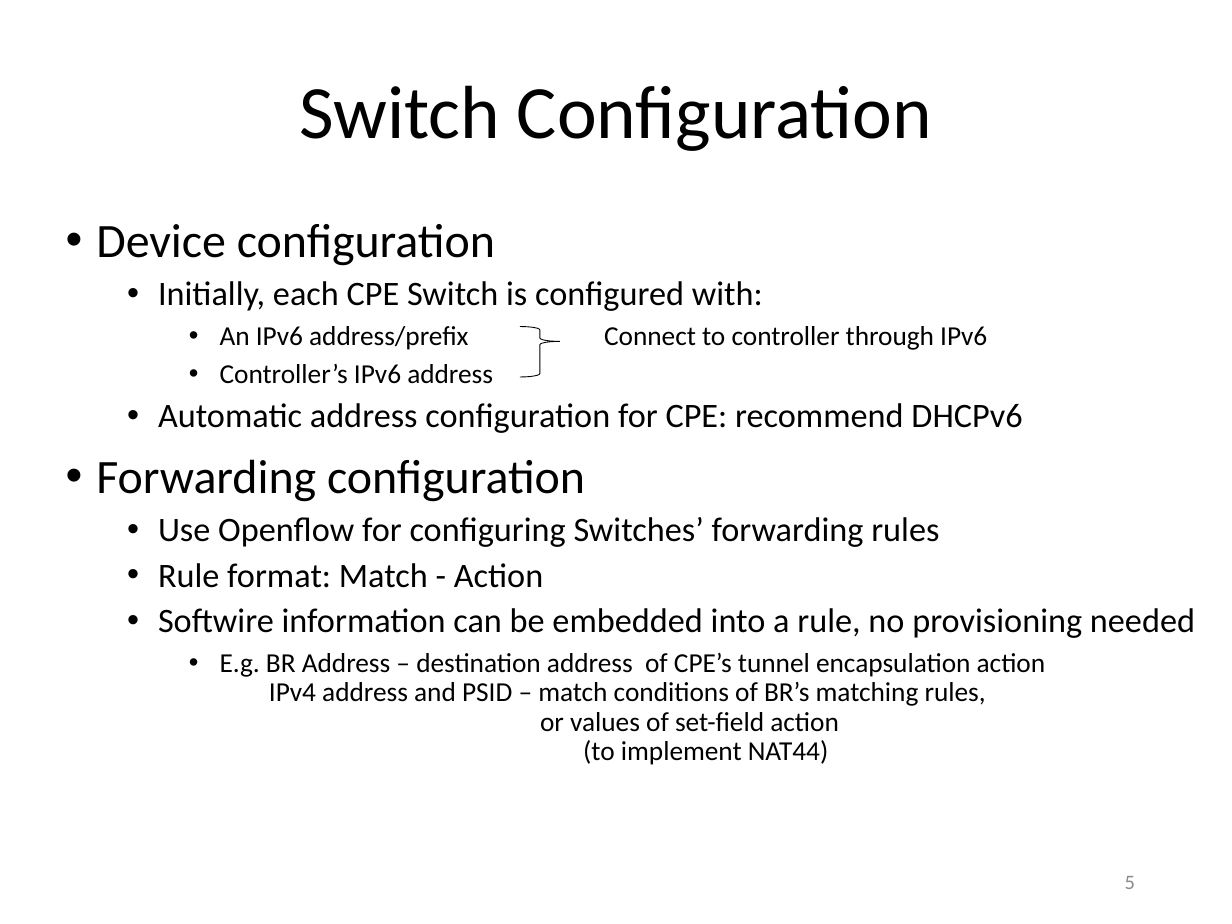
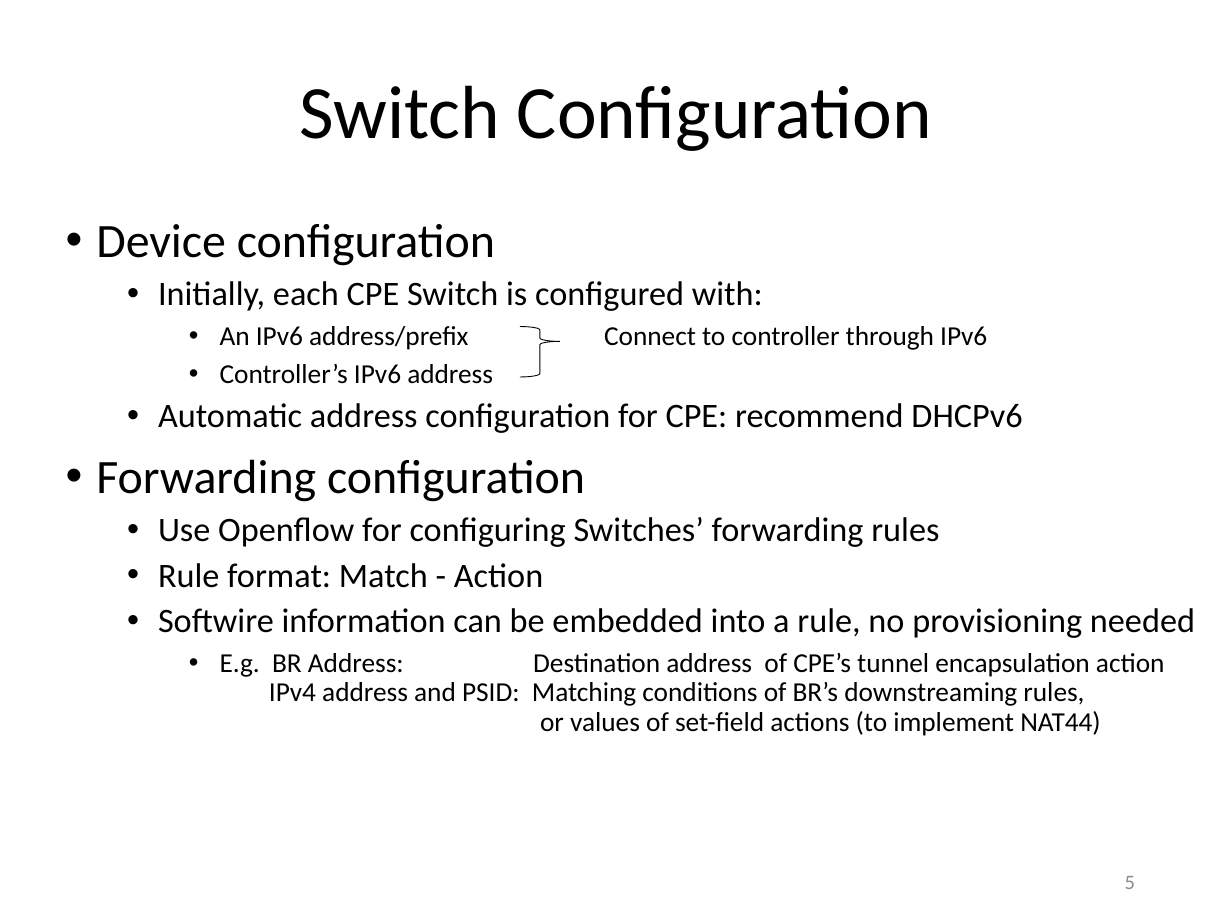
Before and after one commit to gnocuil/draft-sdn, a slide deck: slide 5 of Unified IPv6 Transition Framework With Flow-based Forwarding.pptx. Drawn at 1232x924 pixels with LibreOffice and Linux fonts; fonts in the diff are those of the drawing. Boxes give left, top, right and bottom in pixels: in the first picture for what was removed or moved away, otherwise in the second. Text is boxed around its words. In the diff, an @@ line names an element or a change of style, - is before the commit and + after.

Commit message:
update slides

```diff
--- a/Unified IPv6 Transition Framework With Flow-based Forwarding.pptx
+++ b/Unified IPv6 Transition Framework With Flow-based Forwarding.pptx
@@ text at (220, 653, 1165, 736): text changed @@
-    • E.g. BR Address – destination address of CPE’s tunnel encapsulation action
-      IPv4 address and PSID – match conditions of BR’s matching rules,
-      or values of set-field action
-      (to implement NAT44)
+    • E.g. BR Address: Destination address of CPE’s tunnel encapsulation action
+      IPv4 address and PSID: Matching conditions of BR’s downstreaming rules,
+      or values of set-field actions (to implement NAT44)
```
Also in this commit, not shown: 5 other slides changed.
